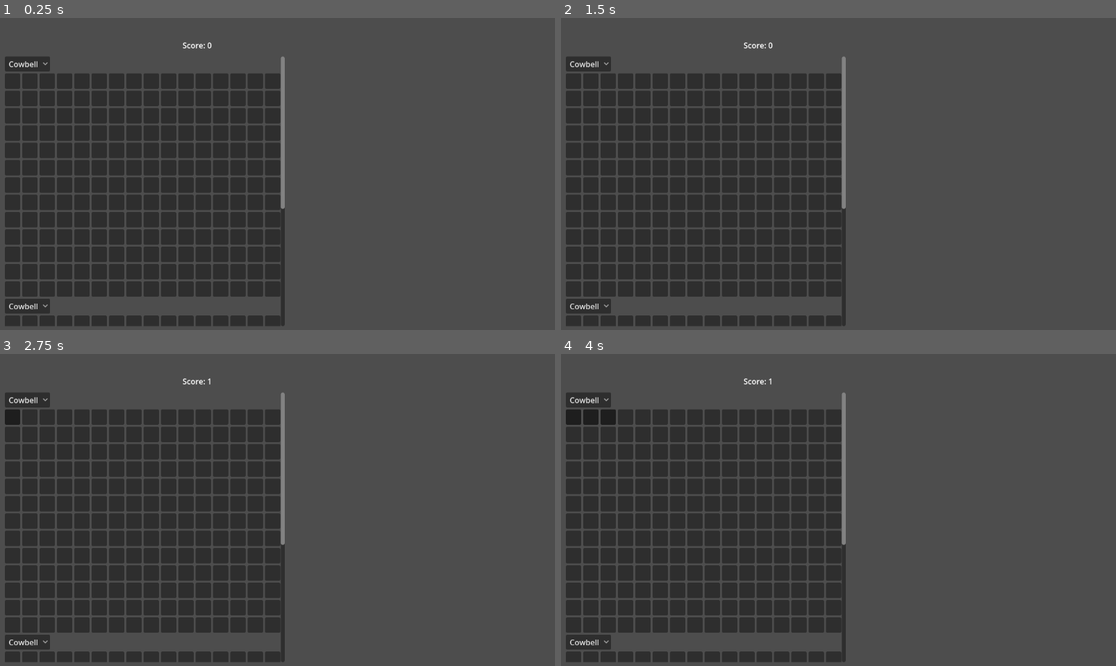
Above: before the commit, frames 1-4 (two rows, left to right).
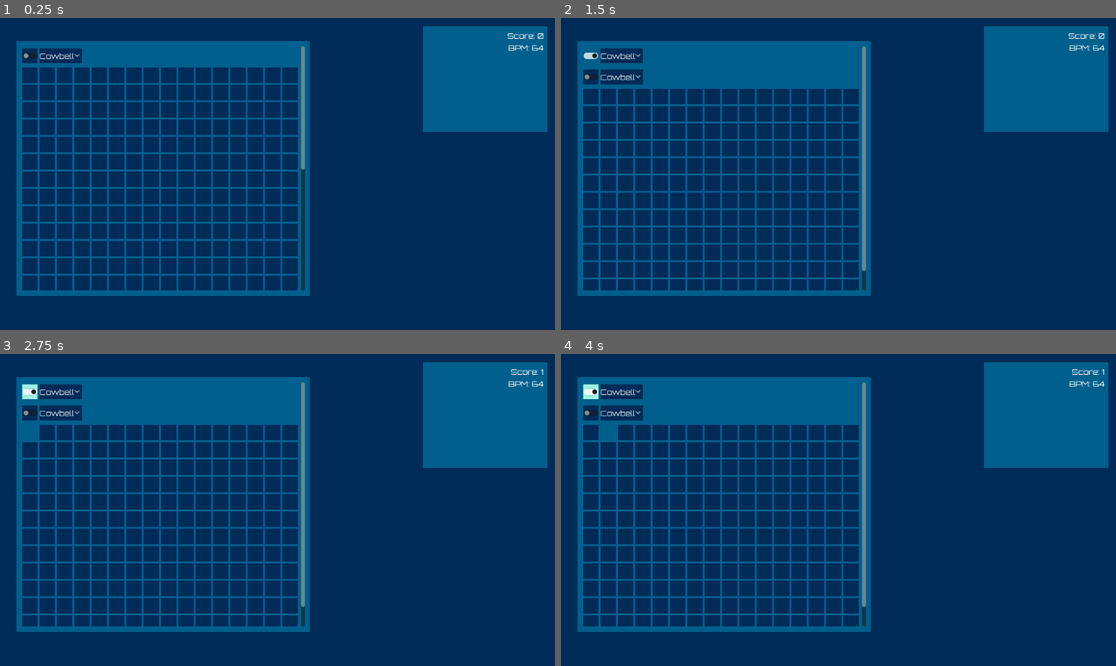
Above: after the commit, the same moments.

Repository: lunarmousestudios/idle_music_game
Game: Godot game, scene res://scenes/main/main_scene.tscn
Same seed, same stepped clock (60 frames per second), same inputs: the game is played once before the commit and once after it.
Inputs (mouse positions are in pixels of both pictures, inside the frame that each line leads up to):
- Up to frame 1 (0.25 s): no input
- Up to frame 2 (1.5 s): click "Cowbell" at 0.5 s; click (588, 55) at 1.27 s
- Up to frame 3 (2.75 s): click "+1" at 2 s
- Up to frame 4 (4 s): click "+1" at 2.75 s; click "+1" at 3.5 s

The runs differ from the first frame. In frame 1, 100% of the frame differs, in the area x 0-100%, y 0-100%; in frame 2, 100%; in frame 3, 100%; in frame 4, 100%.

Commit message:
Update from stream, add drums, refactor sound signals, add collapse.

Diff:
--- /dev/null
+++ b/assets/themes/base_theme.tres
@@ -0,0 +1,36 @@
+[gd_resource type="Theme" format=3 uid="uid://bvi5vwg7piesp"]
+
+[ext_resource type="FontFile" uid="uid://cpc6dfttc1r1u" path="res://assets/fonts/Orbitron-Regular.ttf" id="1_7mchg"]
+
+[sub_resource type="StyleBoxFlat" id="StyleBoxFlat_s7l2u"]
+bg_color = Color(0.8185041, 0.48758543, 0.5605319, 1)
+
+[sub_resource type="StyleBoxFlat" id="StyleBoxFlat_l7pil"]
+bg_color = Color(0.62352943, 0.9529412, 0.8980392, 1)
+
+[sub_resource type="StyleBoxFlat" id="StyleBoxFlat_271kv"]
+bg_color = Color(0, 0.37254903, 0.54901963, 1)
+
+[sub_resource type="StyleBoxFlat" id="StyleBoxFlat_a4cr6"]
+bg_color = Color(0, 0.37254903, 0.54901963, 1)
+
+[sub_resource type="StyleBoxFlat" id="StyleBoxFlat_0jrka"]
+bg_color = Color(0, 0.16862746, 0.34901962, 1)
+
+[sub_resource type="StyleBoxFlat" id="StyleBoxFlat_w4lj1"]
+bg_color = Color(0.62352943, 0.95686275, 0.8980392, 1)
+
+[sub_resource type="StyleBoxFlat" id="StyleBoxFlat_7mchg"]
+bg_color = Color(0, 0.37254903, 0.54901963, 1)
+
+[resource]
+Button/colors/font_pressed_color = Color(0, 0, 0, 1)
+Button/fonts/font = ExtResource("1_7mchg")
+Button/styles/disabled = SubResource("StyleBoxFlat_s7l2u")
+Button/styles/focus = SubResource("StyleBoxFlat_l7pil")
+Button/styles/hover = SubResource("StyleBoxFlat_271kv")
+Button/styles/hover_pressed = SubResource("StyleBoxFlat_a4cr6")
+Button/styles/normal = SubResource("StyleBoxFlat_0jrka")
+Button/styles/pressed = SubResource("StyleBoxFlat_w4lj1")
+Label/fonts/font = ExtResource("1_7mchg")
+Panel/styles/panel = SubResource("StyleBoxFlat_7mchg")
--- a/project.godot
+++ b/project.godot
@@ -24,6 +24,11 @@
 
 window/size/resizable=false
 
+[gui]
+
+theme/custom="uid://bvi5vwg7piesp"
+theme/custom_font="uid://cpc6dfttc1r1u"
+
 [physics]
 
 3d/physics_engine="Jolt Physics"
--- a/scenes/audio_player/audio_pool.gd
+++ b/scenes/audio_player/audio_pool.gd
@@ -4,6 +4,7 @@
 
 @onready var cowbell: AudioStream = load("res://assets/audio/instruments/cowbell__1_forte_undamped.mp3")
 @onready var guitar: AudioStream = load("res://assets/audio/instruments/guitar_C4_very-long_forte_normal.mp3")
+@onready var drum: AudioStream = load("res://assets/audio/instruments/bass-drum__1_fortissimo_struck-singly.mp3")
 
 var cur_stream = 0
 
@@ -23,4 +24,6 @@
 			return cowbell
 		AudioEvents.Instrument.GUITAR:
 			return guitar
+		AudioEvents.Instrument.DRUM:
+			return drum
 	return cowbell
--- a/scenes/main/main_scene.gd
+++ b/scenes/main/main_scene.gd
@@ -5,11 +5,14 @@
 @export var total_steps = 16
 
 @onready var beat_time: Timer = $Beat
-@onready var score_label: Label = $Score
+@onready var score_label: Label = $Resources/Resources/Score
+@onready var bpm_label: Label = $Resources/Resources/BPM
+@onready var bpm_upgrade_btn: Button = $UpgradeBPM
 
 func _ready():
 	start_sequencer()
 	PlayerResources.ScoreUpdated.connect(update_score)
+	PlayerResources.BPMUpdated.connect(update_sequencer)
 	update_score(0)
 
 func start_sequencer() -> void:
@@ -21,5 +24,23 @@
 	AudioEvents.SendStep.emit(step)
 	step = (step + 1) % total_steps
 
+func update_sequencer(_bpm:float):
+	bpm = _bpm
+	update_bpm()
+	beat_time.stop()
+	start_sequencer()
+
 func update_score(score:int) -> void:
+	if PlayerResources.can_buy_bpm_upgrade():
+		bpm_upgrade_btn.show()
+	else:
+		bpm_upgrade_btn.hide()
 	score_label.text = "Score: " + str(score)
+
+func update_bpm() -> void:
+	bpm_label.text = "BPM: " + str(bpm)
+
+
+
+func _on_upgrade_bpm_pressed():
+	PlayerResources.buy_bpm_upgrade()
--- a/scenes/main/main_scene.tscn
+++ b/scenes/main/main_scene.tscn
@@ -2,36 +2,79 @@
 
 [ext_resource type="Script" uid="uid://dto7b4odehn7q" path="res://scenes/main/main_scene.gd" id="1_dv3lr"]
 [ext_resource type="PackedScene" uid="uid://bqwb3jucxvjwd" path="res://scenes/audio_player/audio_pool.tscn" id="2_ubvhi"]
+[ext_resource type="Theme" uid="uid://bvi5vwg7piesp" path="res://assets/themes/base_theme.tres" id="3_24sno"]
 [ext_resource type="PackedScene" uid="uid://dw110bdmott74" path="res://scenes/sequencer/sequencer_tab.tscn" id="3_ubvhi"]
 
 [node name="MainScene" type="CanvasLayer" unique_id=30763794]
 script = ExtResource("1_dv3lr")
 
+[node name="ColorRect" type="ColorRect" parent="." unique_id=1245513408]
+offset_left = -100.0
+offset_top = -59.0
+offset_right = 1208.0
+offset_bottom = 697.0
+color = Color(0, 0.16862746, 0.34901962, 1)
+
 [node name="AudioPool" parent="." unique_id=273793504 instance=ExtResource("2_ubvhi")]
 
 [node name="Beat" type="Timer" parent="." unique_id=125621210]
 
-[node name="Score" type="Label" parent="." unique_id=352233301]
-offset_left = 379.0
-offset_top = 45.0
-offset_right = 495.0
-offset_bottom = 68.0
+[node name="Resources" type="Panel" parent="." unique_id=59851754]
+offset_left = 878.0
+offset_top = 17.0
+offset_right = 1136.0
+offset_bottom = 237.0
+theme = ExtResource("3_24sno")
+
+[node name="Resources" type="VBoxContainer" parent="Resources" unique_id=1457213572]
+layout_direction = 3
+layout_mode = 1
+anchors_preset = -1
+offset_left = 7.0
+offset_top = 9.0
+offset_right = 156.0
+offset_bottom = 61.0
+
+[node name="Score" type="Label" parent="Resources/Resources" unique_id=352233301]
+layout_mode = 2
+theme = ExtResource("3_24sno")
 text = "Score: 1000000"
 
-[node name="MusicTracksScroll" type="ScrollContainer" parent="." unique_id=2051574910]
-offset_left = 10.0
-offset_top = 80.0
-offset_right = 591.0
-offset_bottom = 640.0
+[node name="BPM" type="Label" parent="Resources/Resources" unique_id=1640665350]
+layout_mode = 2
+theme = ExtResource("3_24sno")
+text = "BPM: 64"
 
-[node name="MusicTracks" type="VBoxContainer" parent="MusicTracksScroll" unique_id=1473698470]
+[node name="Panel" type="Panel" parent="." unique_id=23754453]
+offset_left = 34.0
+offset_top = 48.0
+offset_right = 643.0
+offset_bottom = 577.0
+theme = ExtResource("3_24sno")
+
+[node name="MusicTracksScroll" type="ScrollContainer" parent="Panel" unique_id=2051574910]
+layout_mode = 0
+offset_left = 12.0
+offset_top = 11.0
+offset_right = 599.0
+offset_bottom = 518.0
+
+[node name="MusicTracks" type="VBoxContainer" parent="Panel/MusicTracksScroll" unique_id=1473698470]
 layout_mode = 2
 
-[node name="SequencerTab" parent="MusicTracksScroll/MusicTracks" unique_id=327590210 instance=ExtResource("3_ubvhi")]
+[node name="SequencerTab" parent="Panel/MusicTracksScroll/MusicTracks" unique_id=327590210 instance=ExtResource("3_ubvhi")]
 layout_mode = 2
 
-[node name="SequencerTab2" parent="MusicTracksScroll/MusicTracks" unique_id=769310536 instance=ExtResource("3_ubvhi")]
+[node name="SequencerTab2" parent="Panel/MusicTracksScroll/MusicTracks" unique_id=769310536 instance=ExtResource("3_ubvhi")]
 layout_mode = 2
 id = 1
 
+[node name="UpgradeBPM" type="Button" parent="." unique_id=1191435458]
+offset_left = 892.0
+offset_top = 183.0
+offset_right = 986.0
+offset_bottom = 226.0
+text = "Upgrade BPM"
+
 [connection signal="timeout" from="Beat" to="." method="_on_beat_timeout"]
+[connection signal="pressed" from="UpgradeBPM" to="." method="_on_upgrade_bpm_pressed"]
--- a/scenes/sequencer/sequence_button.gd
+++ b/scenes/sequencer/sequence_button.gd
@@ -1,4 +1,7 @@
 extends Button
+class_name SequencerButton
+
+signal PlaySound(pitchValue:AudioEvents.pitch)
 
 @onready var flash:ColorRect = $Flash
 @onready var score:Label = $Score
@@ -9,7 +12,7 @@
 
 #@export var flash_color:Color = Color.ORANGE
 @export var flash_duration: float = 0.25
-@export var instrument:AudioEvents.Instrument = AudioEvents.Instrument.COWBELL
+#@export var instrument:AudioEvents.Instrument = AudioEvents.Instrument.COWBELL
 
 var _tween: Tween
 
@@ -18,7 +21,7 @@
 
 func _ready():
 	AudioEvents.SendStep.connect(activate)
-	AudioEvents.UpdateInstrument.connect(update_instrument)
+	#AudioEvents.UpdateInstrument.connect(update_instrument)
 	#flash.hide()
 	var mat := flash.material as ShaderMaterial
 	mat.set_shader_parameter("flash_color", AudioEvents.PITCH_COLOR[pitch_value])
@@ -32,7 +35,8 @@
 func activate(step:int):
 	if button_pressed and step_id == step:
 		#play a sound
-		AudioEvents.PlayAudio.emit(pitch_value, instrument)
+		#AudioEvents.PlayAudio.emit(pitch_value, instrument)
+		PlaySound.emit(pitch_value)
 		PlayerResources.add_score(1)
 		flash.show()
 		#await get_tree().create_timer(.25).timeout
@@ -59,10 +63,10 @@
 	score.hide()
 	score.position = orig_score_pos
 
-func update_instrument(_seq_id:int, _instrument:AudioEvents.Instrument):
-	var seq_tab:Sequencer_Tab = get_parent().get_parent().get_parent()
-	if seq_tab and _seq_id == seq_tab.id:
-		instrument = _instrument
+#func update_instrument(_seq_id:int, _instrument:AudioEvents.Instrument):
+	#var seq_tab:Sequencer_Tab = get_parent().get_parent().get_parent()
+	#if seq_tab and _seq_id == seq_tab.id:
+		#instrument = _instrument
 
 func _process(delta):
 	pass
--- a/scenes/sequencer/sequence_button.tscn
+++ b/scenes/sequencer/sequence_button.tscn
@@ -1,5 +1,6 @@
 [gd_scene format=3 uid="uid://dar5k4xr6bas6"]
 
+[ext_resource type="Theme" uid="uid://bvi5vwg7piesp" path="res://assets/themes/base_theme.tres" id="1_eu6li"]
 [ext_resource type="Script" uid="uid://o5onfimjnbm" path="res://scenes/sequencer/sequence_button.gd" id="1_s6jtf"]
 
 [sub_resource type="Shader" id="Shader_s6jtf"]
@@ -29,6 +30,7 @@
 custom_minimum_size = Vector2(32, 32)
 offset_right = 32.0
 offset_bottom = 32.0
+theme = ExtResource("1_eu6li")
 toggle_mode = true
 script = ExtResource("1_s6jtf")
 
--- a/scenes/sequencer/sequencer_tab.gd
+++ b/scenes/sequencer/sequencer_tab.gd
@@ -2,15 +2,45 @@
 class_name Sequencer_Tab
 
 @export var id:int = 0
+@export var flash_duration: float = 0.25
 
-@onready var instrument_picker:OptionButton = $HBoxContainer/Instrument
+@onready var instrument_picker:OptionButton = $Background/HBoxContainer/Instrument
+@onready var sequencer:VBoxContainer = $Sequencer
+@onready var background:ColorRect = $Background
 
 var model:Sequencer
+var _tween: Tween
 
 func _ready():
+	if !model:
+		model = Sequencer.create_sequencer(AudioEvents.Instrument.COWBELL)
+	for row:HBoxContainer in sequencer.get_children():
+		for button:SequencerButton in row.get_children():
+			button.PlaySound.connect(play_audio)
+	#TODO: This needs to be removed unless we always default
 	if id == 0:
 		return
 
+func play_audio(pitch:AudioEvents.pitch):
+	AudioEvents.PlayAudio.emit(pitch, model.Instrument)
+	flash_row()
+
 func _on_instrument_item_selected(index):
 	var inst:AudioEvents.Instrument = index
-	AudioEvents.UpdateInstrument.emit(id, inst)
+	model.Instrument = inst
+	#AudioEvents.UpdateInstrument.emit(id, inst)
+
+
+func _on_collapse_toggled(toggled_on):
+	if toggled_on:
+		sequencer.hide()
+	else:
+		sequencer.show()
+
+func flash_row() -> void:
+	if _tween:
+		_tween.kill()
+	var mat := background.material as ShaderMaterial
+	mat.set_shader_parameter("flash_amount", 1.0)
+	_tween = create_tween()
+	_tween.tween_property(mat, "shader_parameter/flash_amount", 0.0, flash_duration)
--- a/scenes/sequencer/sequencer_tab.tscn
+++ b/scenes/sequencer/sequencer_tab.tscn
@@ -2,21 +2,43 @@
 
 [ext_resource type="Script" uid="uid://b4qx5am6mjf0j" path="res://scenes/sequencer/sequencer_tab.gd" id="1_b4k3x"]
 [ext_resource type="PackedScene" uid="uid://dar5k4xr6bas6" path="res://scenes/sequencer/sequence_button.tscn" id="1_n4t0j"]
+[ext_resource type="Shader" uid="uid://bahflqyhb0y7" path="res://materials/sequence_material.gdshader" id="2_1gar7"]
+
+[sub_resource type="ShaderMaterial" id="ShaderMaterial_4tdcf"]
+resource_local_to_scene = true
+shader = ExtResource("2_1gar7")
+shader_parameter/flash_color = Color(0.62352943, 0.95686275, 0.8980392, 1)
+shader_parameter/flash_amount = 0.0
+shader_parameter/curve = 2.0
 
 [node name="SequencerTab" type="VBoxContainer" unique_id=327590210]
 script = ExtResource("1_b4k3x")
 
-[node name="HBoxContainer" type="HBoxContainer" parent="." unique_id=242311777]
-layout_mode = 2
-
-[node name="Instrument" type="OptionButton" parent="HBoxContainer" unique_id=1739862746]
+[node name="Background" type="ColorRect" parent="." unique_id=1438043912]
+material = SubResource("ShaderMaterial_4tdcf")
+custom_minimum_size = Vector2(560, 40)
+layout_mode = 2
+color = Color(0.62352943, 0.95686275, 0.8980392, 1)
+
+[node name="HBoxContainer" type="HBoxContainer" parent="Background" unique_id=242311777]
+layout_mode = 0
+offset_top = 4.0
+offset_right = 572.0
+offset_bottom = 35.0
+
+[node name="Collapse" type="CheckButton" parent="Background/HBoxContainer" unique_id=1909378017]
+layout_mode = 2
+
+[node name="Instrument" type="OptionButton" parent="Background/HBoxContainer" unique_id=1739862746]
 layout_mode = 2
 selected = 0
-item_count = 2
+item_count = 3
 popup/item_0/text = "Cowbell"
 popup/item_0/id = 0
 popup/item_1/text = "Guitar"
 popup/item_1/id = 1
+popup/item_2/text = "Drum"
+popup/item_2/id = 2
 
 [node name="Sequencer" type="VBoxContainer" parent="." unique_id=892062077]
 layout_mode = 2
@@ -1071,4 +1093,5 @@
 layout_mode = 2
 step_id = 15
 
-[connection signal="item_selected" from="HBoxContainer/Instrument" to="." method="_on_instrument_item_selected"]
+[connection signal="toggled" from="Background/HBoxContainer/Collapse" to="." method="_on_collapse_toggled"]
+[connection signal="item_selected" from="Background/HBoxContainer/Instrument" to="." method="_on_instrument_item_selected"]
--- a/scripts/global_audio_events.gd
+++ b/scripts/global_audio_events.gd
@@ -6,7 +6,8 @@
 
 enum Instrument{
 	COWBELL,
-	GUITAR
+	GUITAR,
+	DRUM,
 }
 
 enum pitch{
--- a/scripts/global_player_resources.gd
+++ b/scripts/global_player_resources.gd
@@ -1,8 +1,12 @@
 extends Node
 
 signal ScoreUpdated(score:int)
+signal BPMUpdated(bpm:float)
 
 var score: int = 0
+var bpm_upgrades:Array[float] = [120.0, 125.0, 130.0, 135.0, 140.0, 145.0]
+var bpm_upgrade_cost:Array[int] = [10, 50, 150, 300, 500]
+var bpm_level:int = 0
 var sequencers:Dictionary[int,Sequencer] = {}
 
 func _ready():
@@ -12,6 +16,20 @@
 func add_score(value:int) -> void:
 	score += value
 	ScoreUpdated.emit(score)
+
+func can_buy_bpm_upgrade() -> bool:
+	var cost = bpm_upgrade_cost[bpm_level]
+	if score >= cost:
+		return true
+	return false
+
+func buy_bpm_upgrade() -> void:
+	if can_buy_bpm_upgrade():
+		score -= bpm_upgrade_cost[bpm_level]
+		bpm_level += 1
+		BPMUpdated.emit(bpm_upgrades[bpm_level])
+		ScoreUpdated.emit(score)
+
 
 func add_sequencer(id:int, seq:Sequencer) -> void:
 	sequencers[id] = seq
@@ -30,6 +48,7 @@
 
 	var save_dictionary: Dictionary = {}
 	save_dictionary["score"] = score
+	save_dictionary["bpm_level"] = bpm_level
 
 	var json_string = JSON.stringify(save_dictionary, "\t")
 	file.store_string(json_string)
@@ -56,3 +75,5 @@
 
 	score = data.get("score", 0)
 	ScoreUpdated.emit.call_deferred(score)
+	bpm_level = data.get("bpm_level", 0)
+	BPMUpdated.emit.call_deferred(bpm_upgrades[bpm_level])
Binary file added: assets/fonts/Orbitron-Black.ttf
Not shown, added: assets/fonts/Orbitron-Black.ttf.import
Binary file added: assets/fonts/Orbitron-Bold.ttf
Not shown, added: assets/fonts/Orbitron-Bold.ttf.import
Binary file added: assets/fonts/Orbitron-ExtraBold.ttf
Not shown, added: assets/fonts/Orbitron-ExtraBold.ttf.import
Binary file added: assets/fonts/Orbitron-Medium.ttf
Not shown, added: assets/fonts/Orbitron-Medium.ttf.import
Binary file added: assets/fonts/Orbitron-Regular.ttf
Not shown, added: assets/fonts/Orbitron-Regular.ttf.import
Binary file added: assets/fonts/Orbitron-SemiBold.ttf
Not shown, added: assets/fonts/Orbitron-SemiBold.ttf.import
